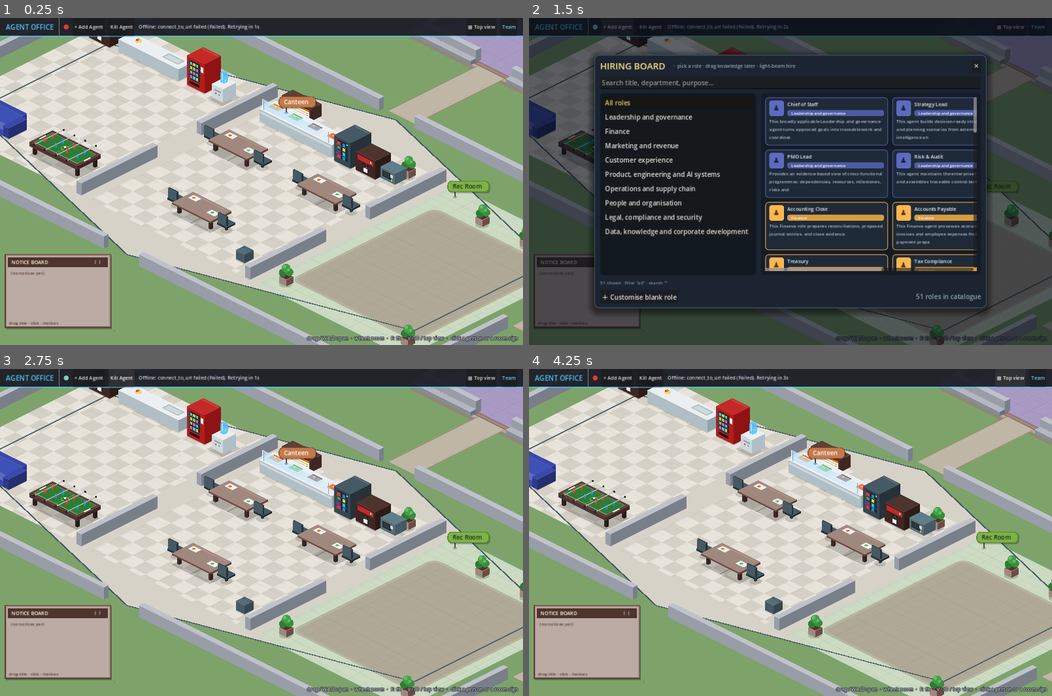
Above: before the commit, frames 1-4 (two rows, left to right).
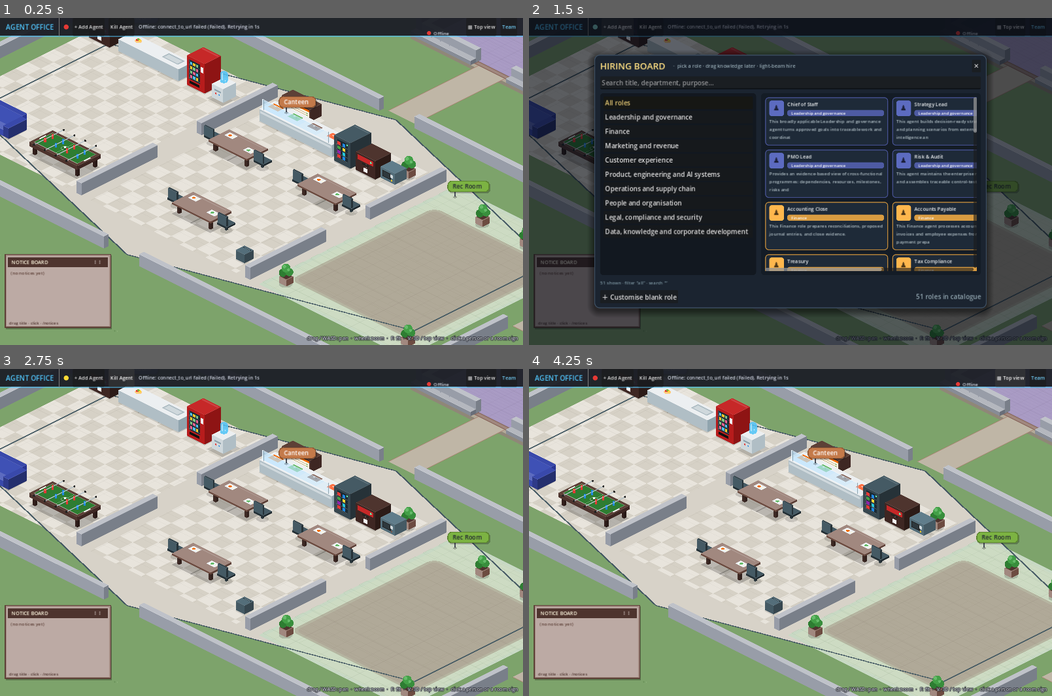
Above: after the commit, the same moments.

Repository: pvella/agentic-corporation
Game: Godot game, scene res://Main.tscn
Two runs of this game, one before a commit and one after it. Both use one fixed random seed, a clock stepped at 60 frames per second and the inputs below.
Inputs (mouse positions are in pixels of both pictures, inside the frame that each line leads up to):
- Up to frame 1 (0.25 s): no input
- Up to frame 2 (1.5 s): click (973, 27) at 0.52 s; click "+ Add Agent" at 1.25 s
- Up to frame 3 (2.75 s): click "Kill Agent" at 2 s
- Up to frame 4 (4.25 s): click "▦ Top view" at 2.75 s; click "◇ 3D view" at 3.5 s

The runs differ from the first frame. In frame 1, less than 0.1% of the frame differs, in the area x 81-86%, y 4-6%; in frame 2, less than 0.1%; in frame 3, less than 0.1%, in the area x 12-86%, y 2-6%; in frame 4, less than 0.1%.

Commit message:
Add Claude/harness connectivity banner and fix silent CoS in mock mode
Root cause of CoS silence: run-mac launched the harness without --mode, so it
stayed in mock; quiet terminal dropped mock reply lines, and Claude was never
invoked despite a working `claude -p` login.

- Default run-mac to --mode live when agent_cmds.json is present
- Periodic Claude health check + CONNECTIVITY WS events (green/amber/red chip)
- Click chip to reconnect, re-check, restart dead harness, or open Terminal for
  `claude /login`; CoS system prompt gets a connectivity blurb; notice board
  events on disconnect/reconnect; clear terminal line on auth/missing-binary

Diff:
--- a/Main.gd
+++ b/Main.gd
@@ -83,6 +83,15 @@
 var _backoff: float = 1.0
 var _server_info: Dictionary = {}
 var _offline_reason: String = ""
+## Banner Claude / harness connectivity (green / amber / red).
+var _claude_state: String = "checking"  # ok | checking | down
+var _claude_reason: String = "Checking Claude…"
+var _harness_up: bool = false
+var _claude_dot: Panel = null
+var _claude_btn: Button = null
+var _claude_tip: String = ""
+var _harness_restart_pending: bool = false
+var _connectivity_user_action: bool = false
 var _occupancy: Dictionary = {}  # waypoint name -> Array[String] (agent ids, "" = free slot)
 var _selected: Agent = null
 var _desk_props: Dictionary = {}  # agent_id -> Prop
@@ -167,6 +176,7 @@
 	_setup_files_dropped()
 	drawer.prompt_submitted.connect(_on_prompt_submitted)
 	drawer.closed.connect(_on_drawer_closed)
+	_setup_connectivity_chip()
 	drawer.agent_requested.connect(func(id: String) -> void:
 		if agents.has(id):
 			_on_agent_clicked(agents[id]))
@@ -1350,6 +1360,10 @@
 	_reconnect_in = _backoff
 	_backoff = minf(_backoff * 2.0, reconnect_max)
 	_offline_reason = reason
+	_harness_up = false
+	_claude_state = "down"
+	_claude_reason = "Harness disconnected: %s" % reason
+	_refresh_connectivity_chip()
 	print("[AgentOffice] disconnected: %s; retrying in %.0fs" % [reason, _reconnect_in])
 	_set_status("Offline: %s. Retrying in %ds" % [reason, ceili(_reconnect_in)], Color("#e53935"))
 
@@ -1367,6 +1381,8 @@
 		_socket_state = st
 		if st == WebSocketPeer.STATE_OPEN:
 			_backoff = reconnect_min
+			_harness_up = true
+			_refresh_connectivity_chip()
 			_set_status("Connected to %s" % server_url, Color("#43a047"))
 			print("[AgentOffice] connected to ", server_url)
 	match st:
@@ -1391,6 +1407,168 @@
 	sb.bg_color = colour
 	sb.set_corner_radius_all(6)
 	status_dot.add_theme_stylebox_override("panel", sb)
+
+
+func _setup_connectivity_chip() -> void:
+	## Clickable Claude / harness indicator in the top banner (after StatusLabel).
+	var hbox := $HUD/TopBar/Margin/HBox as HBoxContainer
+	if hbox == null or _claude_btn != null:
+		return
+	var sep := VSeparator.new()
+	hbox.add_child(sep)
+	hbox.move_child(sep, status_label.get_index() + 1)
+	_claude_btn = Button.new()
+	_claude_btn.name = "ConnectivityChip"
+	_claude_btn.flat = true
+	_claude_btn.focus_mode = Control.FOCUS_NONE
+	_claude_btn.custom_minimum_size = Vector2(92, 22)
+	_claude_btn.add_theme_font_size_override("font_size", 11)
+	_claude_btn.tooltip_text = "Claude / harness connectivity — click to reconnect"
+	_claude_btn.pressed.connect(_on_connectivity_clicked)
+	var row := HBoxContainer.new()
+	row.add_theme_constant_override("separation", 6)
+	row.mouse_filter = Control.MOUSE_FILTER_IGNORE
+	_claude_dot = Panel.new()
+	_claude_dot.custom_minimum_size = Vector2(10, 10)
+	_claude_dot.size_flags_vertical = Control.SIZE_SHRINK_CENTER
+	row.add_child(_claude_dot)
+	var lbl := Label.new()
+	lbl.name = "ChipLabel"
+	lbl.text = "Claude"
+	lbl.add_theme_font_size_override("font_size", 11)
+	lbl.add_theme_color_override("font_color", Color(0.85, 0.88, 0.92))
+	lbl.mouse_filter = Control.MOUSE_FILTER_IGNORE
+	row.add_child(lbl)
+	_claude_btn.add_child(row)
+	# Center the row inside the button.
+	row.set_anchors_and_offsets_preset(Control.PRESET_CENTER_LEFT)
+	row.position = Vector2(6, 4)
+	hbox.add_child(_claude_btn)
+	hbox.move_child(_claude_btn, sep.get_index() + 1)
+	_refresh_connectivity_chip()
+
+
+func _connectivity_colour() -> Color:
+	if not _harness_up or _claude_state == "down":
+		return Color("#e53935")
+	if _claude_state == "checking":
+		return Color("#fdd835")
+	return Color("#43a047")
+
+
+func _refresh_connectivity_chip() -> void:
+	var colour := _connectivity_colour()
+	if _claude_dot:
+		var sb := StyleBoxFlat.new()
+		sb.bg_color = colour
+		sb.set_corner_radius_all(5)
+		_claude_dot.add_theme_stylebox_override("panel", sb)
+	var harness_bit := "harness up" if _harness_up else "harness down"
+	var claude_bit := _claude_reason if _claude_reason else _claude_state
+	_claude_tip = "%s · %s" % [harness_bit, claude_bit]
+	if _claude_btn:
+		_claude_btn.tooltip_text = _claude_tip + "\nClick to reconnect / re-check (opens Terminal for claude /login if needed)"
+		var lbl := _claude_btn.find_child("ChipLabel", true, false) as Label
+		if lbl:
+			if not _harness_up:
+				lbl.text = "Offline"
+			elif _claude_state == "ok":
+				lbl.text = "Claude"
+			elif _claude_state == "checking":
+				lbl.text = "Checking…"
+			else:
+				lbl.text = "No Claude"
+
+
+func _apply_connectivity(msg: Dictionary) -> void:
+	_harness_up = bool(msg.get("harness", true))
+	_claude_state = str(msg.get("claude", "checking"))
+	_claude_reason = str(msg.get("reason", ""))
+	_refresh_connectivity_chip()
+
+
+func _on_connectivity_clicked() -> void:
+	_claude_state = "checking"
+	_claude_reason = "Reactivating…"
+	_refresh_connectivity_chip()
+	_set_status("Reactivating Claude / harness…", Color("#fdd835"))
+	# 1) If websocket is down, reconnect (and maybe restart harness).
+	if _socket == null or _socket.get_ready_state() != WebSocketPeer.STATE_OPEN:
+		_harness_up = false
+		_refresh_connectivity_chip()
+		_backoff = reconnect_min
+		_reconnect_in = 0.0
+		_connect_socket()
+		_maybe_restart_harness()
+		# Recheck after a short delay once/if we reconnect.
+		get_tree().create_timer(2.5).timeout.connect(func() -> void:
+			if _socket and _socket.get_ready_state() == WebSocketPeer.STATE_OPEN:
+				send_json({"action": "REACTIVATE_CLAUDE"})
+		)
+		return
+	# 2) Ask harness to re-run the health check; open Terminal if still not logged in.
+	_connectivity_user_action = true
+	send_json({"action": "REACTIVATE_CLAUDE"})
+
+
+func looks_like_need_login(reason: String) -> bool:
+	var low := reason.to_lower()
+	return ("not logged in" in low) or ("/login" in low) or ("login required" in low)
+
+
+func _open_claude_login_terminal() -> void:
+	## macOS: open Terminal and run `claude /login`, then recheck.
+	if OS.get_name() != "macOS":
+		_set_status("Run `claude /login` in a terminal, then click the indicator again", Color("#ffb74d"))
+		return
+	var script := 'tell application "Terminal" to do script "claude /login"'
+	var err := OS.create_process("/usr/bin/osascript", PackedStringArray(["-e", script]))
+	if err == -1:
+		# Fallback per brief: open -a Terminal (user runs login themselves).
+		OS.create_process("/usr/bin/open", PackedStringArray(["-a", "Terminal"]))
+		_set_status("Opened Terminal — run: claude /login", Color("#ffb74d"))
+	else:
+		_set_status("Opened Terminal for claude /login — click indicator when done", Color("#ffb74d"))
+	get_tree().create_timer(8.0).timeout.connect(func() -> void:
+		send_json({"action": "CHECK_CONNECTIVITY"})
+	)
+
+
+func _project_dir() -> String:
+	return ProjectSettings.globalize_path("res://").rstrip("/")
+
+
+func _maybe_restart_harness() -> void:
+	## If the harness process is dead, start it alone (do not relaunch Godot).
+	if _harness_restart_pending:
+		return
+	_harness_restart_pending = true
+	get_tree().create_timer(1.2).timeout.connect(func() -> void:
+		_harness_restart_pending = false
+		if _socket and _socket.get_ready_state() == WebSocketPeer.STATE_OPEN:
+			return
+		var dir := _project_dir()
+		var cmds := dir.path_join("agent_cmds.json")
+		var mode_bit := " --mode live" if FileAccess.file_exists(cmds) else ""
+		var cmds_bit := " --agent-cmds-file agent_cmds.json" if FileAccess.file_exists(cmds) else ""
+		var py := dir.path_join(".venv/bin/python")
+		if not FileAccess.file_exists(py):
+			py = "python3"
+		var harness := dir.path_join("agent_harness.py")
+		var shell := "cd %s && (%s %s --mcp-port 8766%s%s >> harness.out 2>&1 &)" % [
+			_shell_quote(dir), _shell_quote(py), _shell_quote(harness), mode_bit, cmds_bit]
+		if OS.get_name() == "macOS" or OS.get_name() == "Linux":
+			OS.create_process("/bin/zsh", PackedStringArray(["-lc", shell]))
+			_set_status("Restarted harness — reconnecting…", Color("#fdd835"))
+			_backoff = reconnect_min
+			_reconnect_in = 1.5
+		else:
+			_set_status("Harness down — restart run-windows.bat / the launcher", Color("#e53935"))
+	)
+
+
+func _shell_quote(s: String) -> String:
+	return "'" + s.replace("'", "'\''") + "'"
 
 
 # ---------------------------------------------------------------------------
@@ -1536,6 +1714,22 @@
 			_on_add_agent_pressed()
 		"PONG":
 			pass
+		"CONNECTIVITY":
+			var prev := _claude_state
+			_apply_connectivity(msg)
+			if _claude_state == "down" and prev != "down":
+				if drawer and drawer.has_method("append_system"):
+					drawer.append_system("Claude not connected — click the indicator", "#e06c75")
+			if _connectivity_user_action:
+				_connectivity_user_action = false
+				if _claude_state == "down" and looks_like_need_login(_claude_reason):
+					_open_claude_login_terminal()
+				elif _claude_state == "ok":
+					_set_status("Claude connected", Color("#43a047"))
+		"OFFICE_NOTICE":
+			_notice(str(msg.get("kind", "info")), str(msg.get("title", "Notice")),
+				str(msg.get("detail", "")),
+				{"icon": str(msg.get("icon", "•")), "color": str(msg.get("color", "#7f848e"))})
 		var other:
 			push_warning("Unknown message type '%s'" % other)
 
@@ -1572,6 +1766,12 @@
 		if not seen.has(id):
 			_remove_agent(id)
 	drawer.refresh()
+	_harness_up = true
+	var conn: Variant = _server_info.get("connectivity", null)
+	if typeof(conn) == TYPE_DICTIONARY:
+		_apply_connectivity(conn)
+	else:
+		_refresh_connectivity_chip()
 	_set_status("Connected · %s · %s mode, %s tempo" % [office.layout_name, _server_info.get("mode", "?"), _server_info.get("tempo", "?")], Color("#43a047"))
 	_update_counts()
 	if _open_drawer_for != "" and agents.has(_open_drawer_for):
Not shown, changed: run-mac.command
